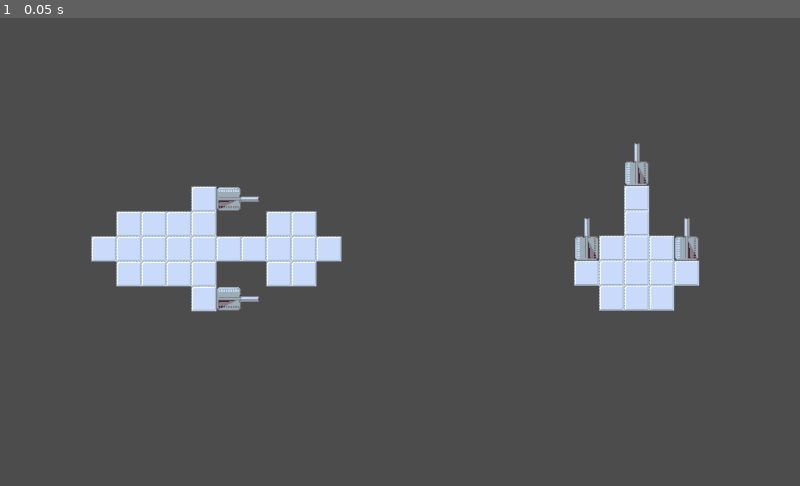
Above: before the commit, frame 1.
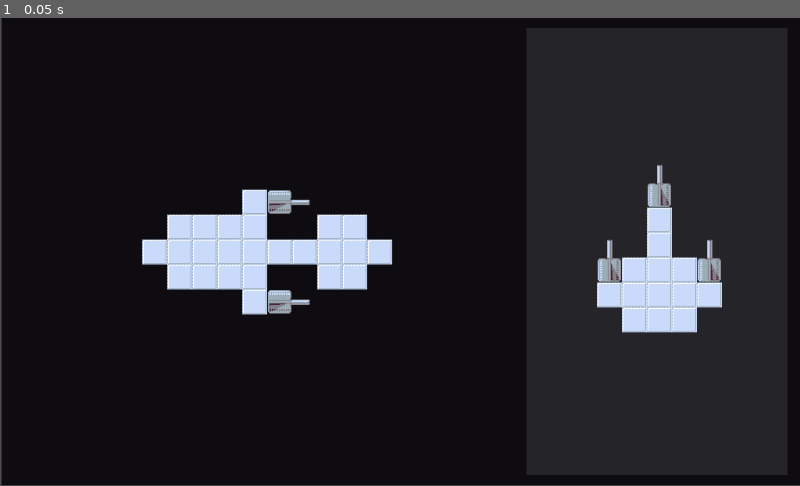
Above: after the commit, the same moment.

Repository: limelier/college-game-design-project
Game: Godot game, scene res://Main.tscn
The game is run twice, just before and just after one commit, with the same random seed, the same clock (stepped at 60 frames per second) and the same inputs.
Inputs:
- Up to frame 1 (0.05 s): no input

The runs differ from the first frame. In frame 1, 97% of the frame differs, in the area x 0-100%, y 0-100%.
Error after the commit: Parse Error: Expected identifier as member (res://Main.gd:13)

Commit message:
minor additions

Diff:
--- /dev/null
+++ b/godot-project/Laser.tscn
@@ -0,0 +1,9 @@
+[gd_scene load_steps=2 format=2]
+
+[ext_resource path="res://sprites/projectiles/laser.png" type="Texture" id=1]
+
+[node name="Laser" type="Position2D"]
+
+[node name="Sprite" type="Sprite" parent="."]
+position = Vector2( -19.9968, 0.00617409 )
+texture = ExtResource( 1 )
--- /dev/null
+++ b/godot-project/Main.gd
@@ -0,0 +1,13 @@
+extends Node2D
+
+
+var selected = null
+
+# Called when the node enters the scene tree for the first time.
+func _ready():
+	pass # Replace with function body.
+
+
+# Called every frame. 'delta' is the elapsed time since the previous frame.
+func _process(delta):
+	if (Input.)
--- a/godot-project/Main.tscn
+++ b/godot-project/Main.tscn
@@ -1,12 +1,33 @@
-[gd_scene load_steps=3 format=2]
+[gd_scene load_steps=4 format=2]
 
 [ext_resource path="res://EnemyShip.tscn" type="PackedScene" id=1]
 [ext_resource path="res://PlayerShip.tscn" type="PackedScene" id=2]
+[ext_resource path="res://Main.gd" type="Script" id=3]
 
 [node name="Main" type="Node2D"]
+script = ExtResource( 3 )
+
+[node name="ColorRect" type="ColorRect" parent="."]
+margin_left = 1.88776
+margin_top = -0.943909
+margin_right = 1025.89
+margin_bottom = 599.056
+color = Color( 0.0588235, 0.0509804, 0.0666667, 1 )
+__meta__ = {
+"_edit_use_anchors_": false
+}
 
 [node name="PlayerShip" parent="." instance=ExtResource( 2 )]
-position = Vector2( 52.6174, 24.1093 )
+position = Vector2( 117.745, 27.8848 )
 
-[node name="EnemyShip" parent="." instance=ExtResource( 1 )]
-position = Vector2( 542.504, 86.8468 )
+[node name="EnemyPanel" type="Panel" parent="."]
+margin_left = 674.0
+margin_top = 13.0
+margin_right = 1008.0
+margin_bottom = 586.0
+__meta__ = {
+"_edit_use_anchors_": false
+}
+
+[node name="EnemyShip" parent="EnemyPanel" instance=ExtResource( 1 )]
+position = Vector2( -102.016, 101.959 )
--- /dev/null
+++ b/godot-project/Weapon.gd
@@ -0,0 +1,9 @@
+extends Area2D
+
+signal clicked
+
+func _input_event(viewport, event, shape_idx):
+	if event is InputEventMouseButton \
+	and event.button_index == BUTTON_LEFT \
+	and event.is_pressed():
+		emit_signal("clicked")
--- a/godot-project/Weapon.tscn
+++ b/godot-project/Weapon.tscn
@@ -1,11 +1,18 @@
-[gd_scene load_steps=2 format=2]
+[gd_scene load_steps=3 format=2]
 
 [ext_resource path="res://sprites/weapons/gun_1.png" type="Texture" id=1]
 
-[node name="Weapon" type="Node2D"]
+[sub_resource type="RectangleShape2D" id=1]
+extents = Vector2( 26.5689, 13.8086 )
+
+[node name="Weapon" type="Area2D"]
 
 [node name="Sprite" type="Sprite" parent="."]
 texture = ExtResource( 1 )
 
 [node name="Muzzle" type="Position2D" parent="."]
 position = Vector2( 22.9987, 0.48362 )
+
+[node name="ClickBox" type="CollisionShape2D" parent="."]
+position = Vector2( -4.24744, 7.62939e-06 )
+shape = SubResource( 1 )
Binary file added: godot-project/sprites/projectiles/laser.png
Not shown, added: godot-project/sprites/projectiles/laser.png.import
